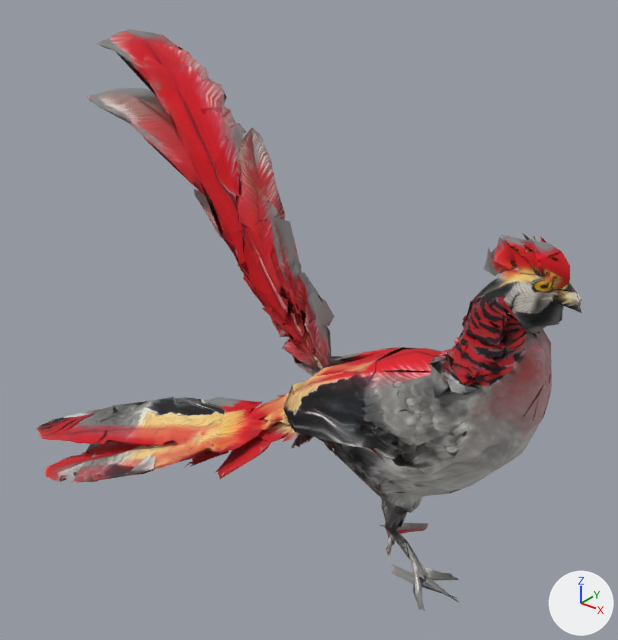
Before and after pictures for a commit that changed the glTF model art/model3d/pheasant/rig_v1.glb.
One viewpoint serves both versions: a 50 mm camera at (0.61, -1.013, 1.033) aimed at (-0.213, 0.015, 0.395). Arrows for +X, +Y and +Z are at lower right; the lights stay in place. The older version comes first. Vertices at exactly the same position are counted once.

Before the edit, the objects in view are built like this:
```python
mat_tripo_material_c937cbf6_6c79_48e2_b6d4_b0eeda51f3eb = principled_material('tripo_material_c937cbf6-6c79-48e2-b6d4-b0eeda51f3eb')
mat_tripo_material_c937cbf6_6c79_48e2_b6d4_b0eeda51f3eb.texture = img_pheasant_3d_model_basecolor
mat_tripo_material_c937cbf6_6c79_48e2_b6d4_b0eeda51f3eb.roughness = 0.9
me_meshes_0 = bpy.data.meshes.new('meshes[0]')
me_meshes_0.from_pydata(...)  # 3143 vertices, 2999 faces; spans x -0.749..0.25, y -0.301..0.117, z 0.005..0.833
me_meshes_0.materials.append(mat_tripo_material_c937cbf6_6c79_48e2_b6d4_b0eeda51f3eb)  # picture img_pheasant_3d_model_basecolor
ob_tripo_node_c937cbf6_6c79_48e2_b6d4_b0eeda51f3eb = bpy.data.objects.new('tripo_node_c937cbf6-6c79-48e2-b6d4-b0eeda51f3eb', me_meshes_0)
ob_tripo_node_c937cbf6_6c79_48e2_b6d4_b0eeda51f3eb.location = (0.0, 0.0, 0.0)
```
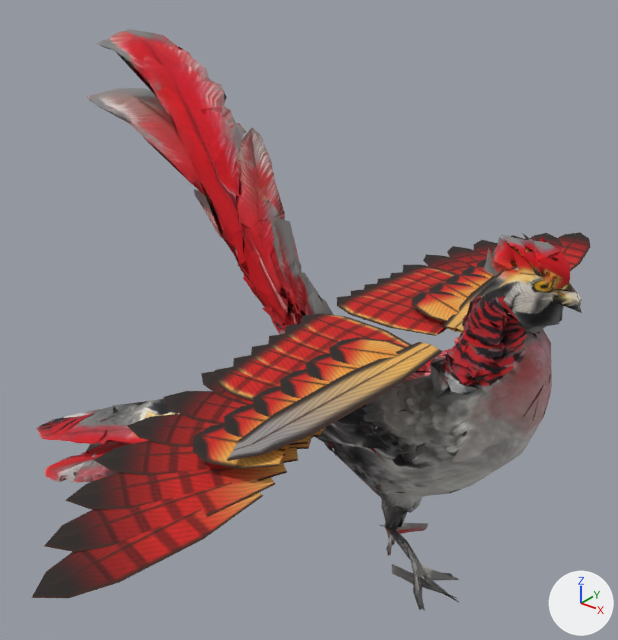
Where the change shows, as pixel boxes [x1, y1, x2, y2] in the pictures (618 x 640 px):
```json
{"object": "tripo_node_c937cbf6-6c79-48e2-b6d4-b0eeda51f3eb", "change": "surface changed, reshaped", "before": [36, 29, 582, 611], "after": [32, 29, 590, 611]}
{"part": 1, "of": "me_meshes_0", "change": "added", "after": [32, 232, 590, 598]}
{"part": 2, "of": "me_meshes_0", "change": "surface changed", "before": [83, 54, 570, 611], "after": [83, 54, 570, 611]}
```

Scene script edits in JSON lines:
```json
{"op": "add", "block": "img_pheasant_wings", "code": ["img_pheasant_wings = load_image('pheasant_wings', '_unpacked/pheasant_wings', 2048, 2048, 'sRGB')"]}
{"op": "set", "path": "mat_tripo_material_c937cbf6_6c79_48e2_b6d4_b0eeda51f3eb.texture", "old": "img_pheasant_3d_model_basecolor", "new": "img_pheasant_wings"}
{"block": "me_meshes_0", "where": "# used by ob_tripo_node_c937cbf6_6c79_48e2_b6d4_b0eeda51f3eb; location = (0.0, 0.0, 0.0)"}
{"op": "remove", "block": "me_meshes_0", "code": "me_meshes_0.from_pydata(...)  # 3143 vertices, 2999 faces; spans x -0.749..0.25, y -0.301..0.117, z 0.005..0.833"}
{"op": "add", "block": "me_meshes_0", "code": "me_meshes_0.from_pydata(...)  # 3823 vertices, 4119 faces; spans x -0.749..0.25, y -0.679..0.679, z 0.005..0.833"}
{"block": "me_meshes_0", "change": "me_meshes_0 part 1: 680 vertices added at x -0.188..0.079, y -0.679..0.679, z 0.407..0.455"}
{"block": "me_meshes_0", "change": "me_meshes_0 part 2: 2783 kept faces spanning x -0.749..0.25, y -0.301..0.117, z 0.005..0.833 get new texture (UV) coordinates"}
```
